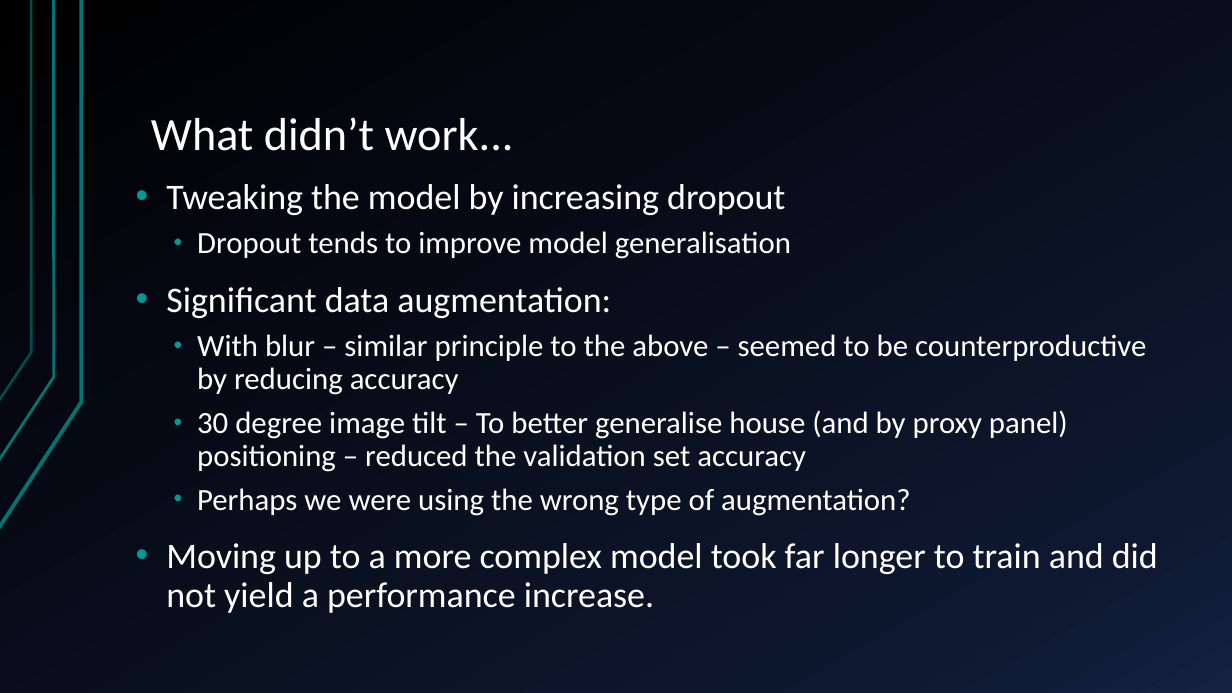
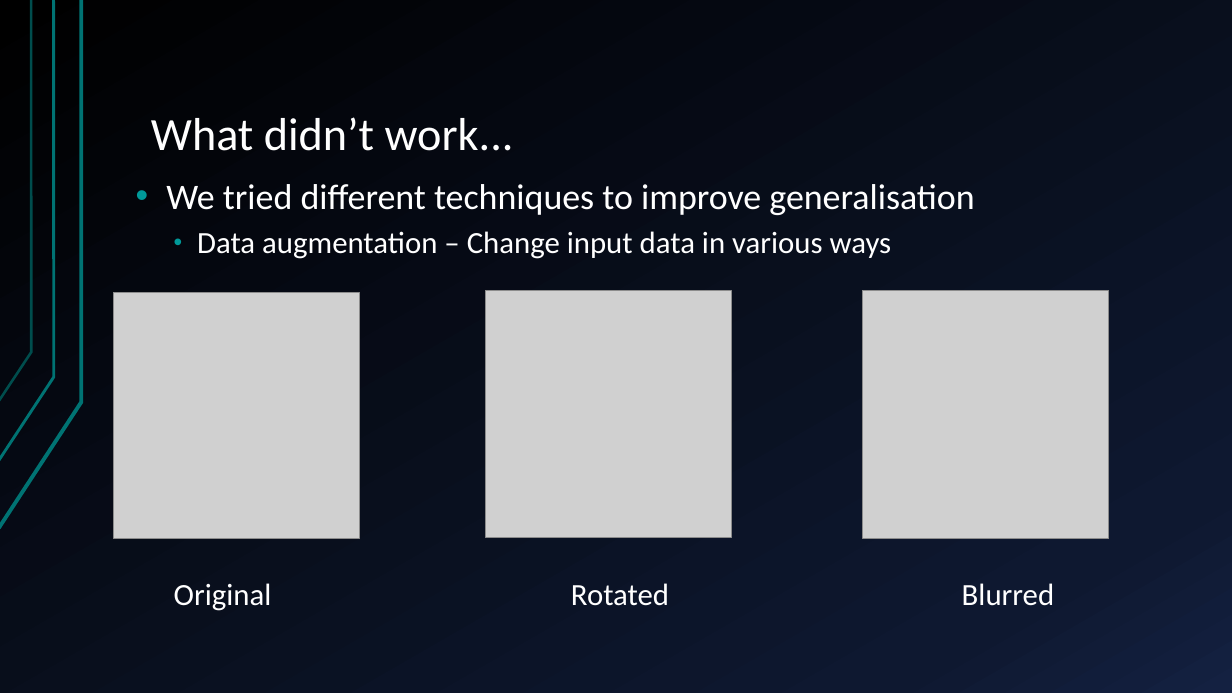
Before and after one commit to sofiary/teamunicornn, a slide deck: slide 26 of Western Power Hack-a-Gig Presentation.pptx (slide 24 before the commit). Drawn at 1232x693 pixels with LibreOffice and Linux fonts; fonts in the diff are those of the drawing; grey boxes stand for pictures. Boxes give left, top, right and bottom in pixels: in the first picture for what was removed or moved away, otherwise in the second. Text is boxed around its words. In the diff, an @@ line names an element or a change of style, - is before the commit and + after.

```diff
--- a/Western Power Hack-a-Gig Presentation.pptx
+++ b/Western Power Hack-a-Gig Presentation.pptx
@@ text at box(166, 184, 1055, 611): text changed @@
-• Tweaking the model by increasing dropout
-  • Dropout tends to improve model generalisation
-• Significant data augmentation:
-  • With blur – similar principle to the above – seemed to be counterproductive by reducing accuracy
-  • 30 degree image tilt – To better generalise house (and by proxy panel) positioning – reduced the validation set accuracy
-  • Perhaps we were using the wrong type of augmentation?
-• Moving up to a more complex model took far longer to train and did not yield a performance increase.
+• We tried different techniques to improve generalisation
+  • Data augmentation – Change input data in various ways
+  Original Rotated Blurred
@@ picture added at box(114, 293, 360, 539) @@
@@ picture added at box(485, 291, 732, 538) @@
@@ picture added at box(863, 290, 1109, 539) @@
```
Also in this commit, not shown: 6 other slides changed, 5 slides added, 3 slides removed.
